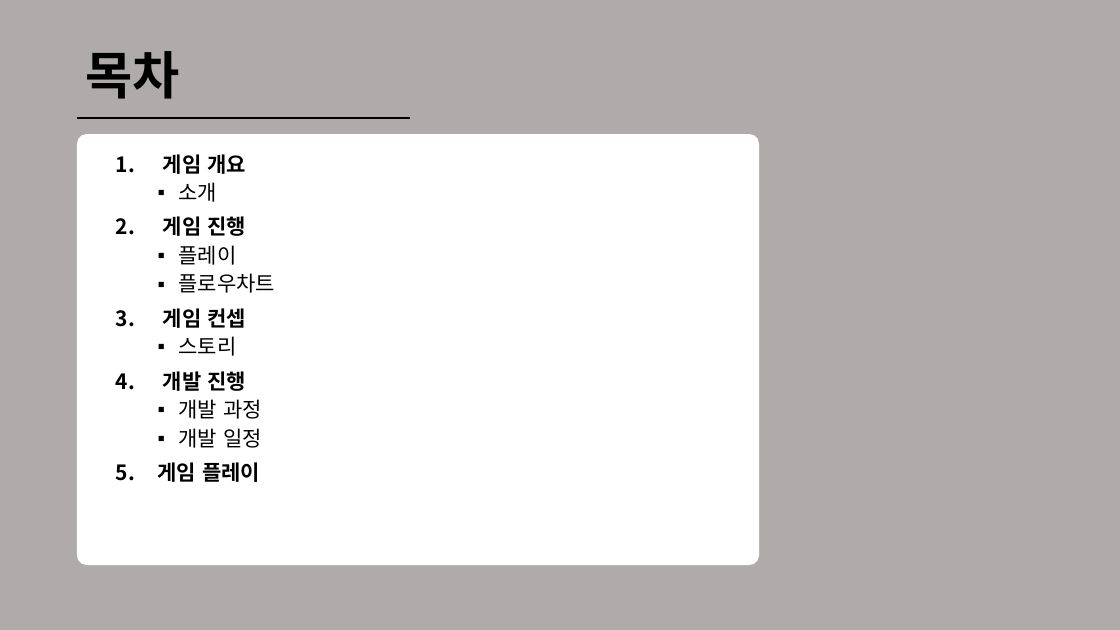
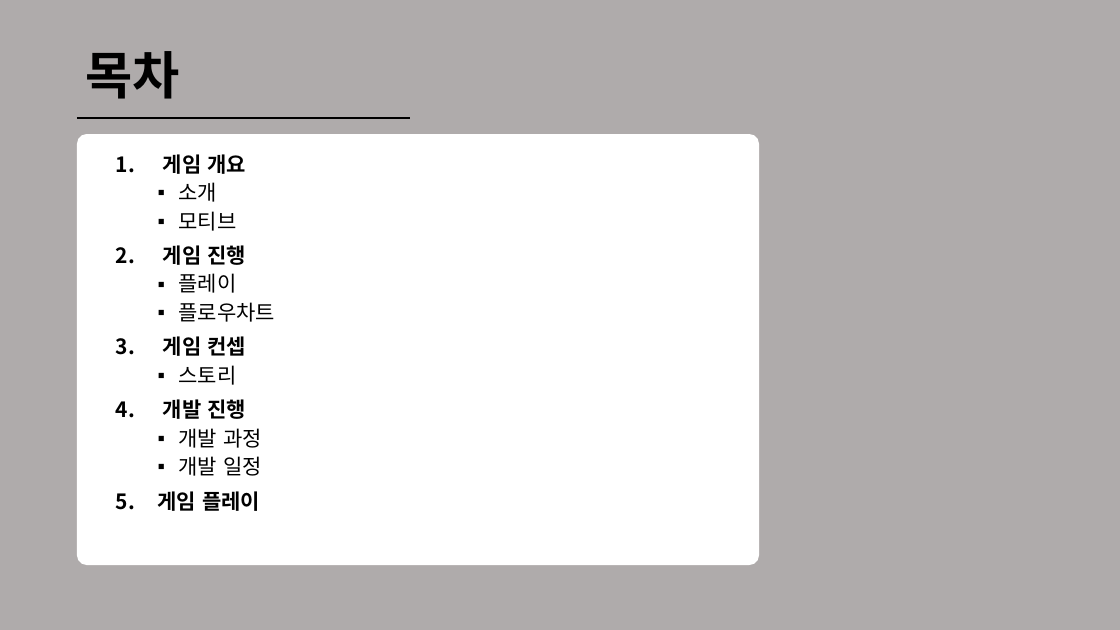
Before and after one commit to TRASHES0/MAFIA_60SECs, a slide deck: slide 3 of 기획/Trashes_메인기획서.pptx. Drawn at 1120x630 pixels with LibreOffice and Linux fonts; fonts in the diff are those of the drawing. Boxes give left, top, right and bottom in pixels: in the first picture for what was removed or moved away, otherwise in the second. Text is boxed around its words. In the diff, an @@ line names an element or a change of style, - is before the commit and + after.

```diff
--- a/기획/Trashes_메인기획서.pptx
+++ b/기획/Trashes_메인기획서.pptx
@@ text at (x1=179, y1=211, x2=237, y2=231): paragraph added @@
+  ▪ 모티브
```
Also in this commit, not shown: 3 other slides changed, 1 slide added.
